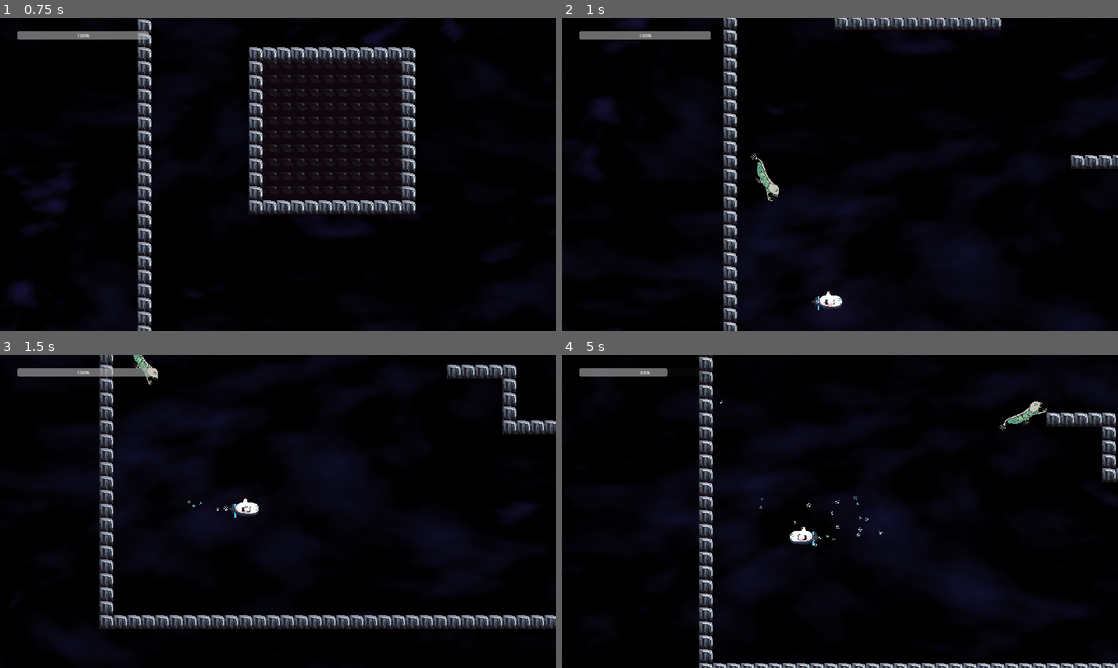
Above: before the commit, frames 1-4 (two rows, left to right).
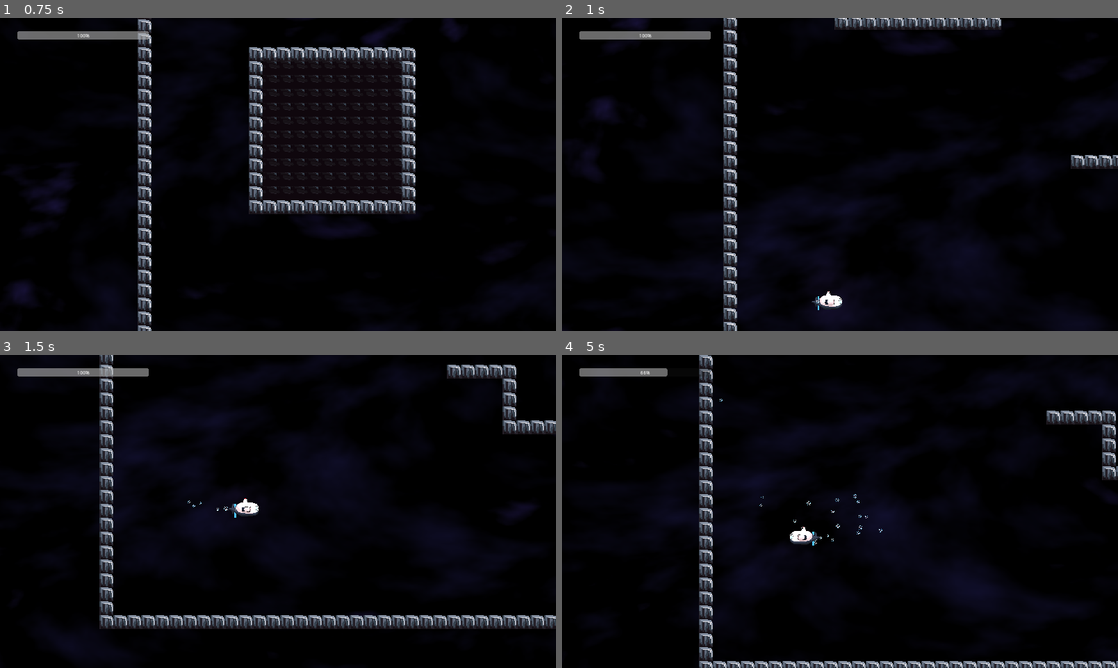
Above: after the commit, the same moments.

Repository: YisusJe/gamejam
Game: Godot game, scene res://main.tscn
The game is run twice, just before and just after one commit, with the same random seed, the same clock (stepped at 60 frames per second) and the same inputs.
Inputs (mouse positions are in pixels of both pictures, inside the frame that each line leads up to):
- Up to frame 1 (0.75 s): tap Enter at 0.5 s; move the mouse to (250, 237) at 0.52 s; hold D (Right) from 0.53 s (still down); tap K (ChangePlayer) at 0.6 s
- Up to frame 2 (1 s): keep holding D (Right); tap W (Up) at 0.77 s
- Up to frame 3 (1.5 s): keep holding D (Right); move the mouse to (444, 558) at 1.27 s; click (444, 558) at 1.35 s
- Up to frame 4 (5 s): tap W (Up) at 1.52, 3.02, 3.77, 4.52 s; move the mouse to (673, 464) at 2.02 s; release D (Right) at 2.03 s; hold A (Left) 2.03-4.28 s; tap K (ChangePlayer) at 2.1, 3.6 s; move the mouse to (867, 511) at 2.77 s; click (867, 511) at 2.85 s; move the mouse to (756, 433) at 3.52 s; move the mouse to (962, 495) at 4.27 s; hold D (Right) from 4.28 s (still down); click (962, 495) at 4.35 s

Frame 1 is identical in both runs. In frame 2, 0.2% of the frame differs, in the area x 33-40%, y 43-59%; in frame 3, 0.2%; in frame 4, 3.1%, in the area x 24-100%, y 0-100%.

Commit message:
Animaciones cristo

Diff:
--- a/components/enemy/enemy.gd
+++ b/components/enemy/enemy.gd
@@ -6,6 +6,7 @@
 @export var player_running_distance = 400
 @onready var area = $Area2D
 @onready var sprite = $Sprite2D
+@onready var anim = $AnimationPlayer
 @onready var ray_cast_up = $RayCastUp
 @onready var ray_cast_down = $RayCastDown
 @onready var ray_cast_left = $RayCastLeft
@@ -41,6 +42,9 @@
 		rays.append(ray)
 
 func on_damage_applied():
+	# posible fix
+	anim.play("attacking")
+	await get_tree().create_timer(1).timeout
 	movement_mode = MovementModes.Running
 
 func get_dot_product_percentage(dot_product):
@@ -210,6 +214,7 @@
 	rays_frame = update_weights_by_collisions(rays_frame)
 
 	if (movement_mode == MovementModes.Hunting):
+		anim.play("hunting")
 		if (distance_to_player < player_hunting_distance):
 			if (rng.randf_range(0.0, 1.0) > 0.99):
 				movement_mode = MovementModes.Attacking
@@ -231,6 +236,7 @@
 		speed += rng.randf_range(50.0, 100.0)
 		speed += percentage_speed * 2000
 	elif (movement_mode == MovementModes.Running):
+		anim.play("hunting")
 		rays_frame = update_weights_on_intended_direction(rays_frame, -direction_to_player)
 		rays_frame = update_weights_running(rays_frame, direction_to_player)
 		speed = 500
--- a/components/enemy/enemy.tscn
+++ b/components/enemy/enemy.tscn
@@ -1,8 +1,76 @@
-[gd_scene load_steps=5 format=3 uid="uid://dtrweisl825m1"]
+[gd_scene load_steps=9 format=3 uid="uid://dtrweisl825m1"]
 
 [ext_resource type="Script" path="res://components/enemy/enemy.gd" id="1_csc34"]
-[ext_resource type="Texture2D" uid="uid://cyd5fbn3yonp0" path="res://assets/Enemies/Esqueleto-Abisal.png" id="2_3w4s0"]
+[ext_resource type="Texture2D" uid="uid://drp3vh66x8il1" path="res://assets/Enemies/Esqueleto-Abisal-SpriteSheet.png" id="2_c1cp6"]
 [ext_resource type="Script" path="res://components/hitbox.gd" id="3_v34tv"]
+
+[sub_resource type="Animation" id="Animation_r4q51"]
+resource_name = "hunting"
+loop_mode = 1
+step = 0.25
+tracks/0/type = "value"
+tracks/0/imported = false
+tracks/0/enabled = true
+tracks/0/path = NodePath(".:frame")
+tracks/0/interp = 1
+tracks/0/loop_wrap = true
+tracks/0/keys = {
+"times": PackedFloat32Array(0, 0.25, 0.5, 0.75),
+"transitions": PackedFloat32Array(1, 1, 1, 1),
+"update": 1,
+"values": [0, 1, 1, 2]
+}
+
+[sub_resource type="Animation" id="Animation_5j2mg"]
+length = 0.001
+tracks/0/type = "value"
+tracks/0/imported = false
+tracks/0/enabled = true
+tracks/0/path = NodePath(".:frame")
+tracks/0/interp = 1
+tracks/0/loop_wrap = true
+tracks/0/keys = {
+"times": PackedFloat32Array(0),
+"transitions": PackedFloat32Array(1),
+"update": 1,
+"values": [1]
+}
+
+[sub_resource type="Animation" id="Animation_dkwkt"]
+resource_name = "attacking"
+loop_mode = 1
+step = 0.25
+tracks/0/type = "value"
+tracks/0/imported = false
+tracks/0/enabled = true
+tracks/0/path = NodePath(".:frame")
+tracks/0/interp = 1
+tracks/0/loop_wrap = true
+tracks/0/keys = {
+"times": PackedFloat32Array(0, 0.25, 0.5, 0.75),
+"transitions": PackedFloat32Array(1, 1, 1, 1),
+"update": 1,
+"values": [4, 5, 6, 7]
+}
+tracks/1/type = "value"
+tracks/1/imported = false
+tracks/1/enabled = true
+tracks/1/path = NodePath("../AnimationPlayer:speed_scale")
+tracks/1/interp = 1
+tracks/1/loop_wrap = true
+tracks/1/keys = {
+"times": PackedFloat32Array(0.5001, 1),
+"transitions": PackedFloat32Array(1, 1),
+"update": 0,
+"values": [2.0, 1.0]
+}
+
+[sub_resource type="AnimationLibrary" id="AnimationLibrary_21t4i"]
+_data = {
+"RESET": SubResource("Animation_5j2mg"),
+"attacking": SubResource("Animation_dkwkt"),
+"hunting": SubResource("Animation_r4q51")
+}
 
 [sub_resource type="RectangleShape2D" id="RectangleShape2D_w1g7o"]
 size = Vector2(59.75, 22)
@@ -12,13 +80,25 @@
 
 [node name="Sprite2D" type="Sprite2D" parent="."]
 scale = Vector2(0.375002, 0.375)
-texture = ExtResource("2_3w4s0")
+texture = ExtResource("2_c1cp6")
+hframes = 4
+vframes = 2
+frame = 1
+
+[node name="AnimationPlayer" type="AnimationPlayer" parent="."]
+root_node = NodePath("../Sprite2D")
+libraries = {
+"": SubResource("AnimationLibrary_21t4i")
+}
+speed_scale = 1.35962
 
 [node name="CollisionShape2D" type="CollisionShape2D" parent="."]
+visible = false
 position = Vector2(-0.875, 0)
 shape = SubResource("RectangleShape2D_w1g7o")
 
 [node name="Hitbox" type="Area2D" parent="."]
+visible = false
 collision_layer = 2
 collision_mask = 2
 script = ExtResource("3_v34tv")
@@ -28,18 +108,23 @@
 shape = SubResource("RectangleShape2D_w1g7o")
 
 [node name="RayCastDown" type="RayCast2D" parent="."]
+visible = false
 target_position = Vector2(0, 25)
 
 [node name="RayCastRight" type="RayCast2D" parent="."]
+visible = false
 target_position = Vector2(43, 0)
 
 [node name="RayCastUp" type="RayCast2D" parent="."]
+visible = false
 target_position = Vector2(0, -23)
 
 [node name="RayCastLeft" type="RayCast2D" parent="."]
+visible = false
 target_position = Vector2(-46, 0)
 
 [node name="Area2D" type="Area2D" parent="."]
+visible = false
 
 [node name="CollisionShape2D" type="CollisionShape2D" parent="Area2D"]
 position = Vector2(-0.875, 0)
--- a/components/hitbox.gd
+++ b/components/hitbox.gd
@@ -2,7 +2,6 @@
 extends Area2D
 
 signal damage_applied
-
 @export var damage: int = 1;
 
 func _ready():
Binary file removed: assets/Enemies/Esqueleto-Abisal.png
Not shown, removed: assets/Enemies/Esqueleto-Abisal.png.import
